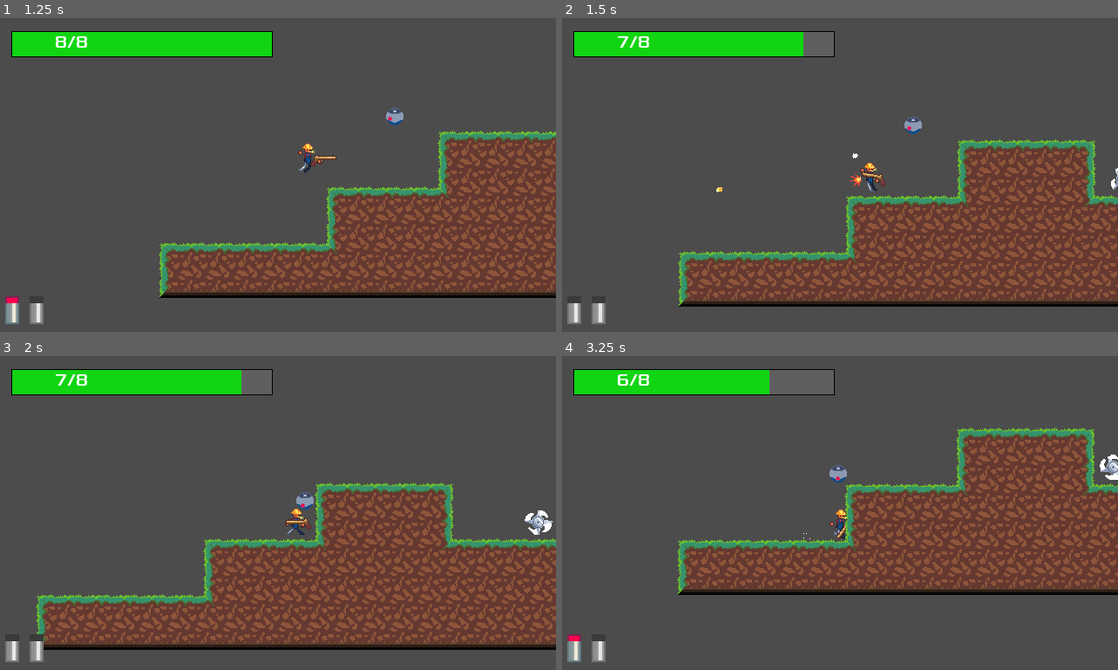
Above: before the commit, frames 1-4 (two rows, left to right).
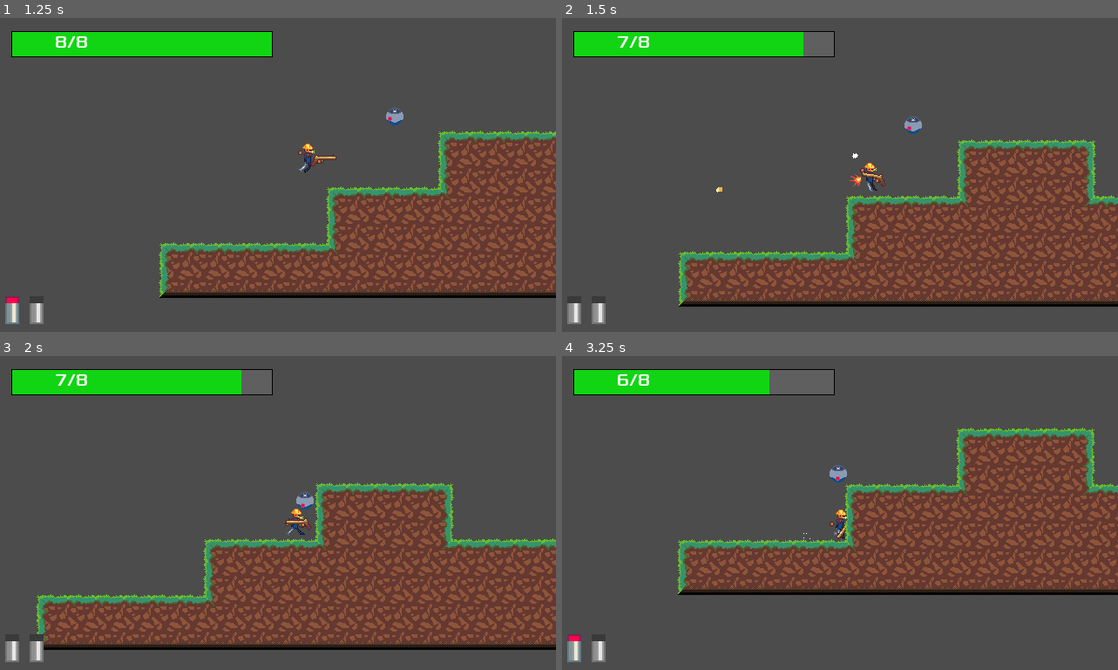
Above: after the commit, the same moments.

Repository: JamesDSource/Cyber-Gunslinger
Game: Godot game, scene res://Game/Game.tscn
The game is run twice, just before and just after one commit, with the same random seed, the same clock (stepped at 60 frames per second) and the same inputs. The engine's default icon, where the game draws it, is replaced by a stand-in: a white triangle on a blue panel in a dark square.
Inputs (mouse positions are in pixels of both pictures, inside the frame that each line leads up to):
- Up to frame 1 (1.25 s): move the mouse to (400, 159) at 0.52 s; hold Right (Right) from 0.53 s (still down); click (400, 159) at 0.6 s; tap W (Jump) at 0.77 s
- Up to frame 2 (1.5 s): keep holding Right (Right); move the mouse to (728, 190) at 1.27 s; click (728, 190) at 1.35 s
- Up to frame 3 (2 s): keep holding Right (Right); tap W (Jump) at 1.52 s
- Up to frame 4 (3.25 s): move the mouse to (895, 443) at 2.02 s; release Right (Right) at 2.03 s; hold Left (Left) 2.03-2.78 s; click (895, 443) at 2.1 s; move the mouse to (812, 575) at 2.77 s; hold Right (Right) from 2.78 s (still down); click (812, 575) at 2.85 s; tap W (Jump) at 3.02 s

Frame 1 is identical in both runs. In frame 2, less than 0.1% of the frame differs, in the area x 98-100%, y 47-55%; in frame 3, 0.2%, in the area x 94-100%, y 49-57%; in frame 4, 0.2%.

Commit message:
commit_12/5/2020

Diff:
--- a/sawblade/Sawblade.gd
+++ b/sawblade/Sawblade.gd
@@ -1,3 +1,4 @@
+tool
 extends KinematicBody2D
 const SPEED = 200
 
@@ -6,17 +7,17 @@
 var motion = Vector2()
 
 func _physics_process(delta):
-	motion = direction * SPEED
-	$RayCast2D.enabled = true
 	$RayCast2D.cast_to = direction * 20
-	changedirectionbuffer-=1
-	if $RayCast2D.is_colliding() && !$RayCast2D.get_collider().is_in_group("Player") && changedirectionbuffer < 0:
-		changedirectionbuffer = 10
-		direction.x *= -1
-		direction.y *= -1
-	motion = move_and_slide(motion)
+	if !Engine.is_editor_hint():
+		motion = direction * SPEED
+		changedirectionbuffer-=1
+		if $RayCast2D.is_colliding() && !$RayCast2D.get_collider().is_in_group("Player") && changedirectionbuffer < 0:
+			changedirectionbuffer = 10
+			direction.x *= -1
+			direction.y *= -1
+		motion = move_and_slide(motion)
 
 
 func _on_Hitbox_body_entered(body):
-	if body.is_in_group("Player"):
+	if body.is_in_group("Player") && !Engine.is_editor_hint():
 		body.damage(1)
